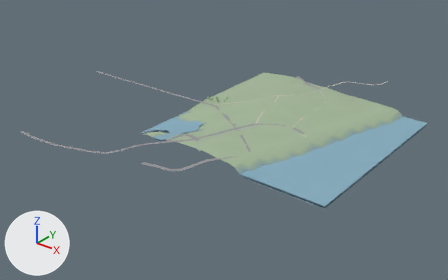
A saved change to the glTF model game/world/tile_6_-3.glb.
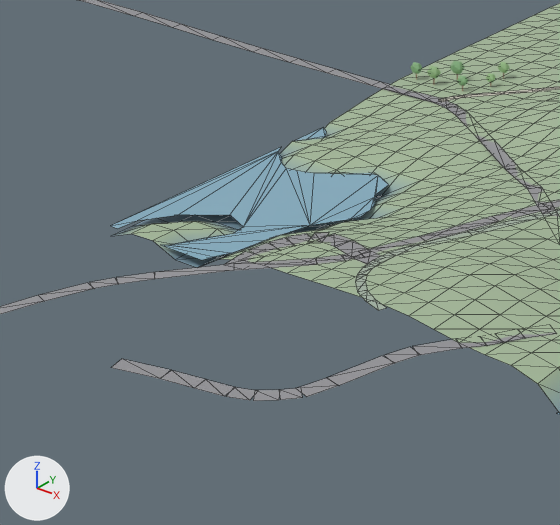
Old and new are each drawn whole from a camera (50 mm lens) standing at (2041.0, 43.0, 318.0) and looking at (1577.0, 622.0, -42.0) and again close up on the part from 26% to 53% of the width and 30% to 71% of the height. Arrows for +X, +Y and +Z are at lower left; the lights stay in place. The older version's two pictures come first. The close-ups show mesh edges as thin lines. Where no turn or scale is listed for an object, it has been applied to the vertices.

In view in the first close-up: 'props', 'roads', 'terrain', 'water'.
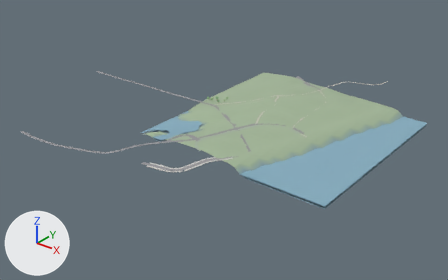
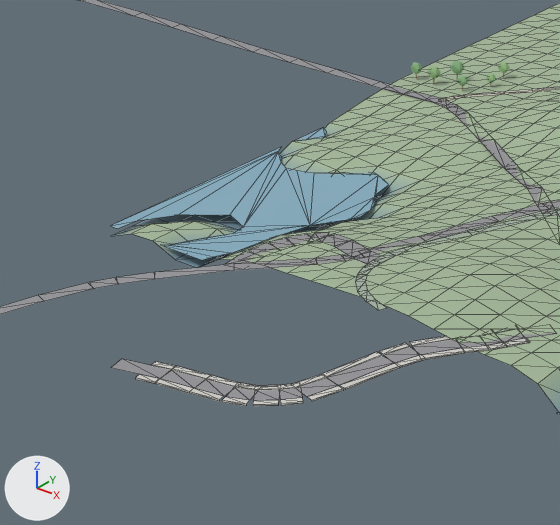
Changed parts and their boxes (x1, y1, x2, y2) in the close-ups (560 x 525 px):
```json
{"object": "sidewalks", "change": "added", "after": [135, 336, 530, 406]}
{"object": "paths", "change": "unchanged, uncovered by the edit", "after": [356, 87, 560, 310]}
```

Scene script edits in JSON lines:
```json
{"op": "add", "block": "me_sidewalks", "code": ["me_sidewalks = bpy.data.meshes.new('sidewalks')", "me_sidewalks.from_pydata(...)  # 224 vertices, 168 faces; spans x 1604.0..1668.6, y 451.5..528.3, z 0.0..1.5", "me_sidewalks.materials.append(mat_defaultmaterial_002)"]}
{"op": "add", "block": "ob_sidewalks", "code": ["ob_sidewalks = bpy.data.objects.new('sidewalks', me_sidewalks)", "ob_sidewalks.location = (0.0, 0.0, 0.0)"]}
```
